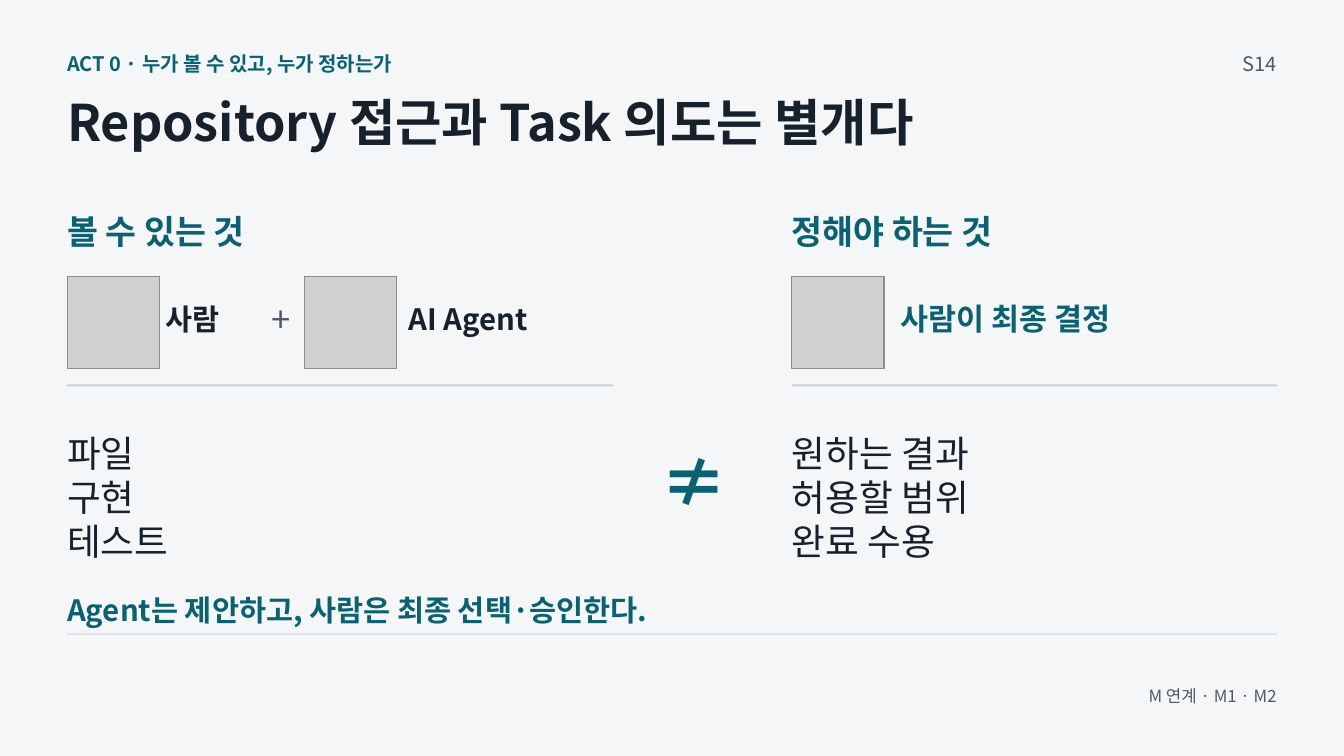
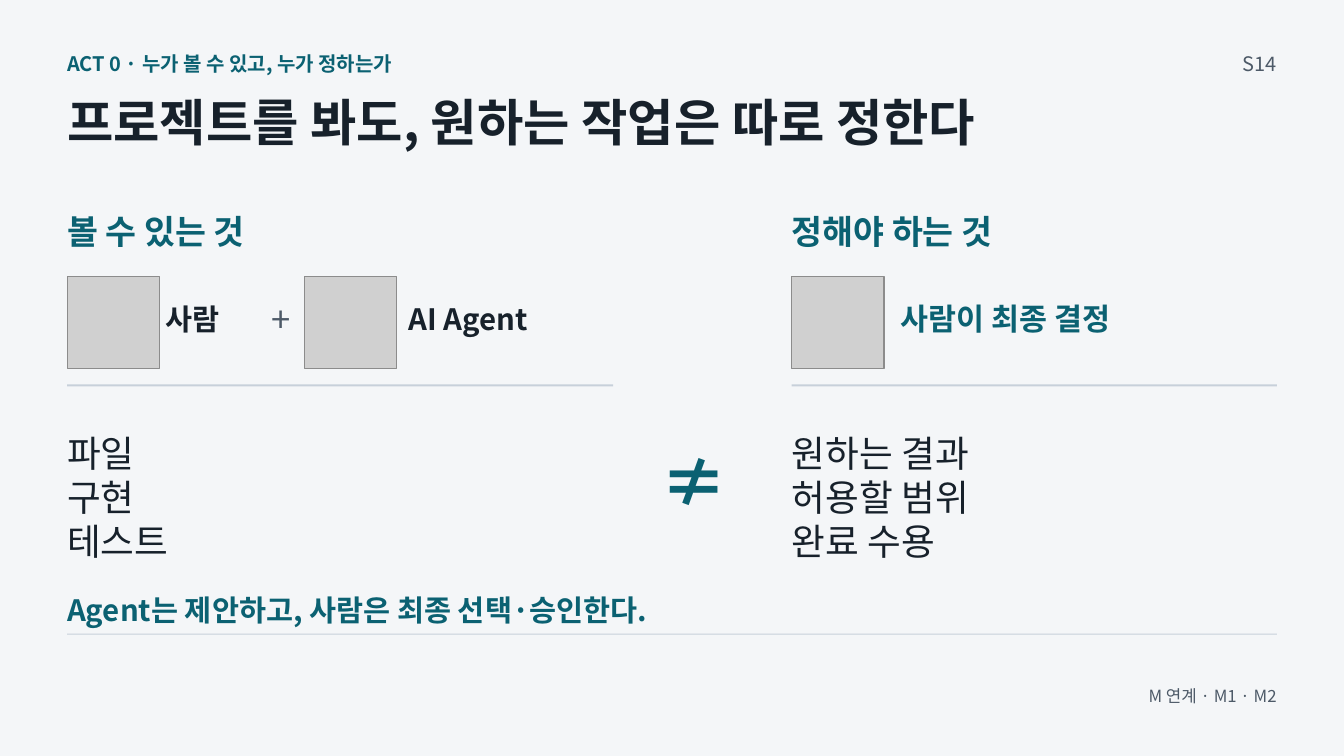
Before and after one commit to GideokKim/ai-dev-training, a slide deck: slide 14 of production/ACT_0.pptx. Drawn at 1344x756 pixels with LibreOffice and Linux fonts; fonts in the diff are those of the drawing; grey boxes stand for pictures. Boxes give left, top, right and bottom in pixels: in the first picture for what was removed or moved away, otherwise in the second. Text is boxed around its words. In the diff, an @@ line names an element or a change of style, - is before the commit and + after.

```diff
--- a/production/ACT_0.pptx
+++ b/production/ACT_0.pptx
@@ text at (67, 98, 975, 152): text changed @@
-Repository 접근과 Task 의도는 별개다
+프로젝트를 봐도, 원하는 작업은 따로 정한다
```
Also in this commit, not shown: 5 other slides changed, 44 other files.
